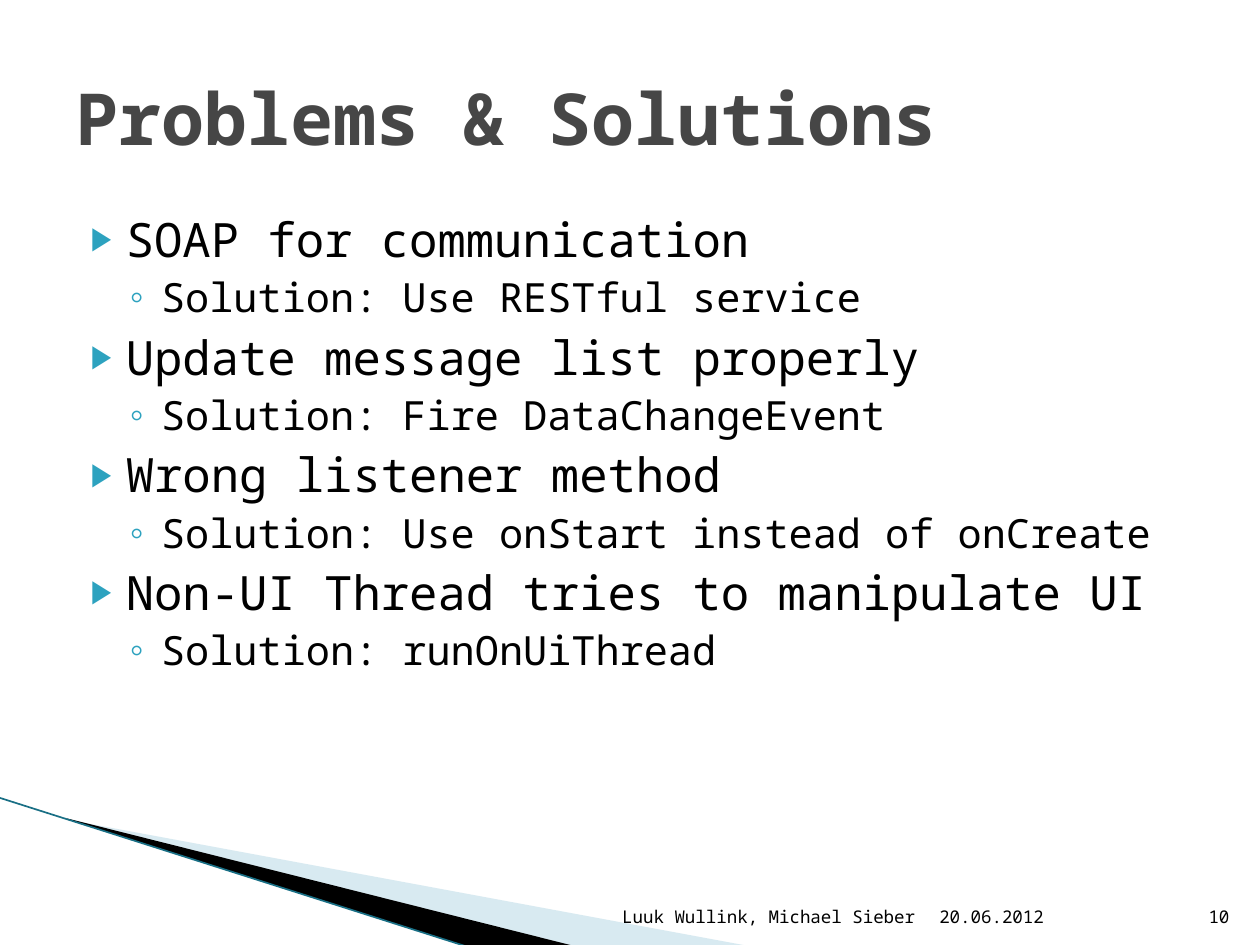
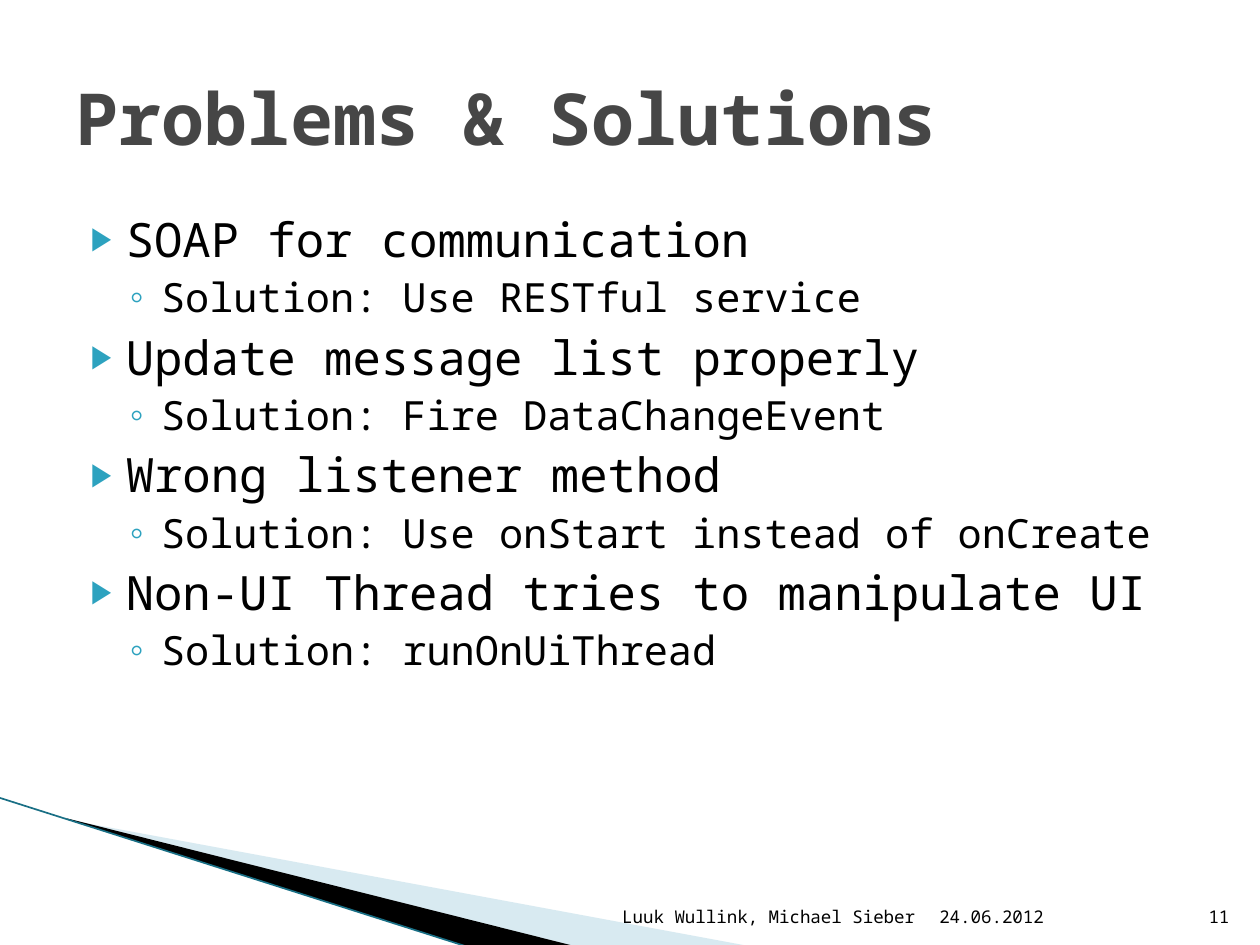
Before and after one commit to msi88/Popya, a slide deck: slide 11 of Popya/docs/Presentation.pptx (slide 10 before the commit). Drawn at 1260x945 pixels with LibreOffice and Linux fonts; fonts in the diff are those of the drawing; background and template pictures are left out. Boxes give left, top, right and bottom in pixels: in the first picture for what was removed or moved away, otherwise in the second. Text is boxed around its words. In the diff, an @@ line names an element or a change of style, - is before the commit and + after.

Commit message:
Presentation update.

```diff
--- a/Popya/docs/Presentation.pptx
+++ b/Popya/docs/Presentation.pptx
@@ text at (x1=939, y1=910, x2=1044, y2=924): text changed @@
-20.06.2012
+24.06.2012
@@ page number at (x1=1209, y1=910, x2=1230, y2=923): text changed @@
-10
+11
```
Also in this commit, not shown: 10 other slides changed, 1 slide added.
